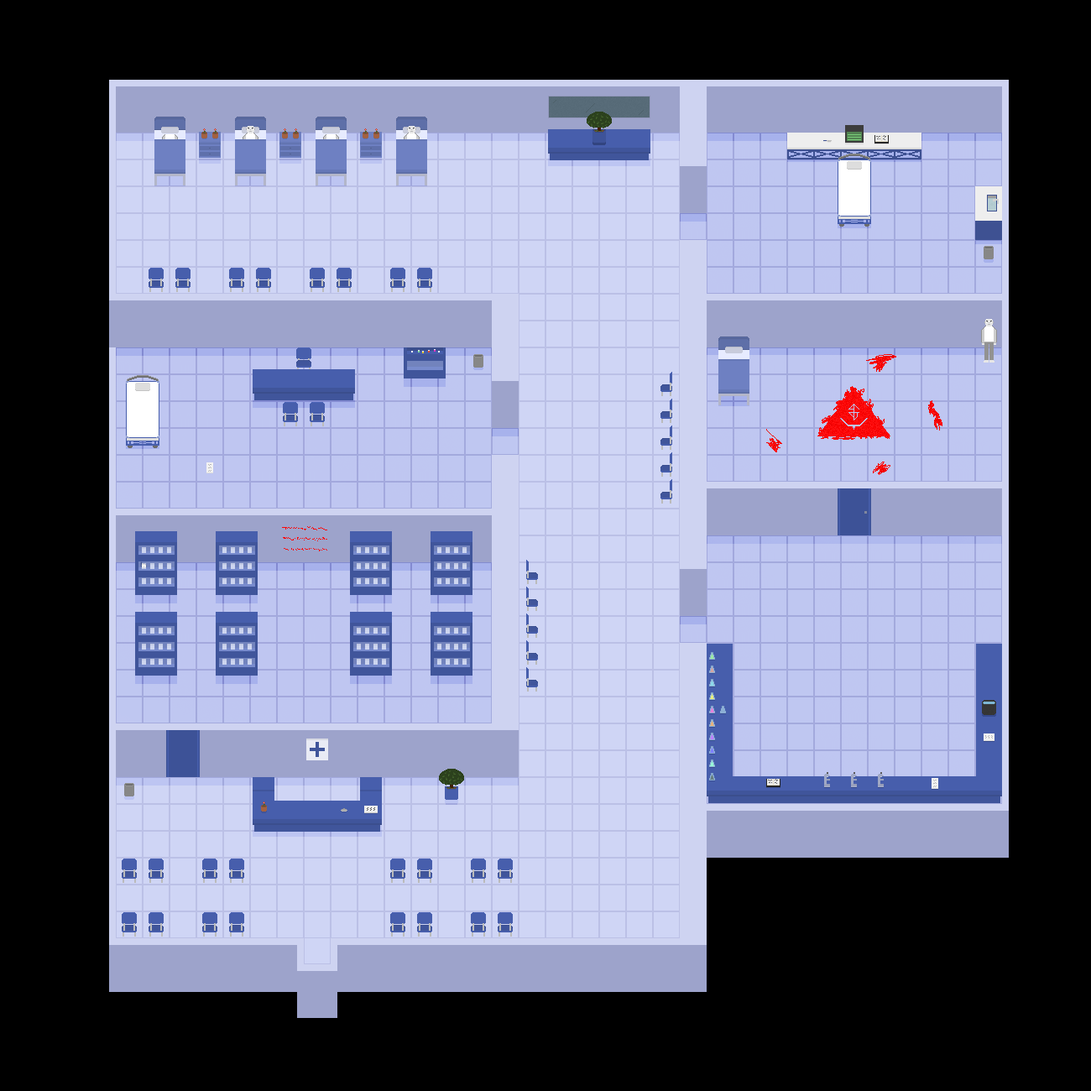
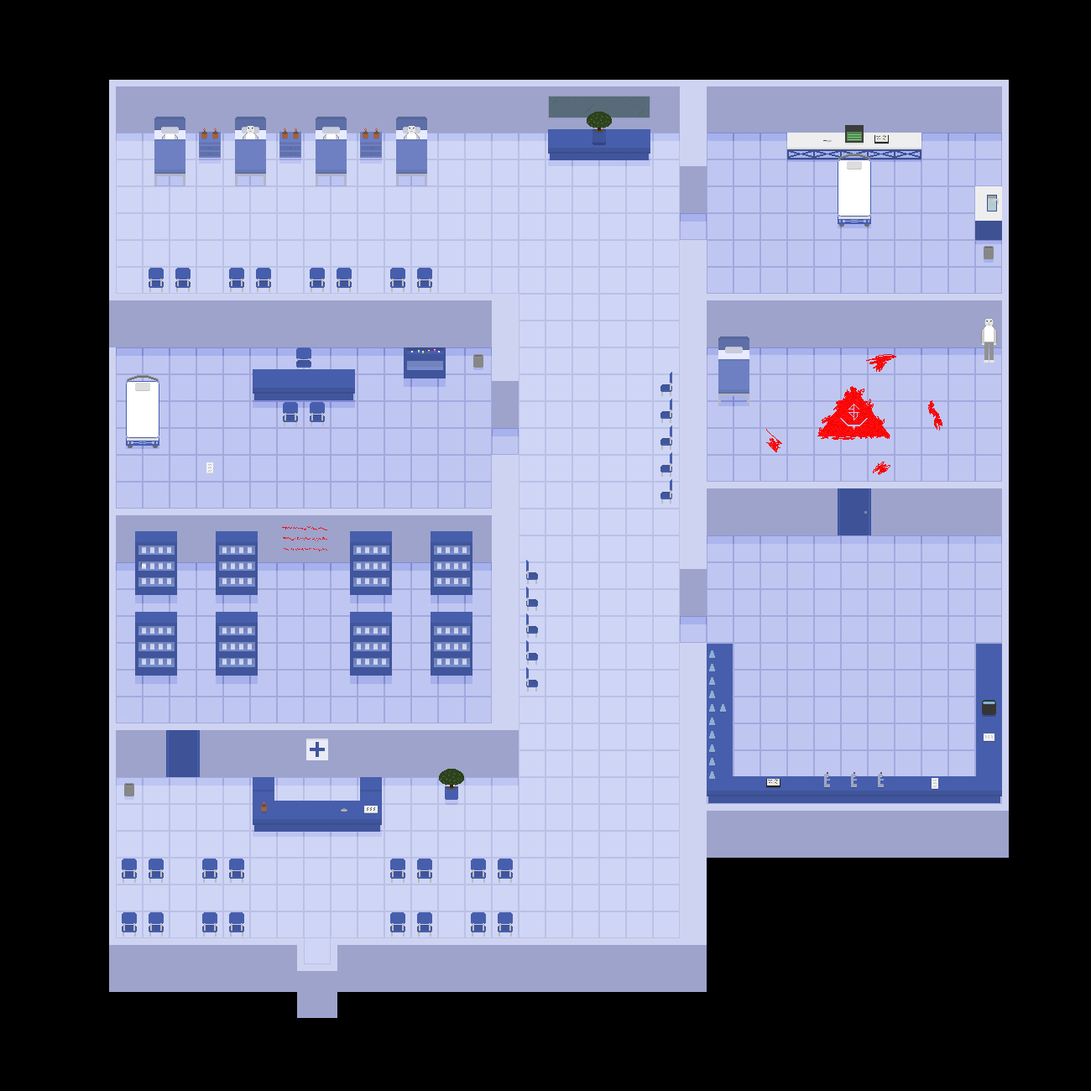
Layer changes from the first 1091x1091 image to the second:
painted on "Flask" over [720, 704, 727, 714]
painted on "Flask 1" (2nd of 2, in "Lab" › "Table" › "Flasks" › "Flask 1") over [709, 650, 716, 660]
painted on "Liquid" (2nd of 11, in "Lab" › "Table" › "Flasks" › "Flask 1") over [710, 652, 715, 660]
painted on "Flask 2" (2nd of 2, in "Lab" › "Table" › "Flasks" › "Flask 2") over [709, 664, 716, 674]
painted on "Liquid" (3rd of 11, in "Lab" › "Table" › "Flasks" › "Flask 2") over [710, 665, 715, 673]
painted on "Flask 3" (2nd of 2, in "Lab" › "Table" › "Flasks" › "Flask 3") over [709, 677, 716, 687]
painted on "Flask 4" (2nd of 2, in "Lab" › "Table" › "Flasks" › "Flask 4") over [709, 691, 716, 701]
painted on "Liquid" (5th of 11, in "Lab" › "Table" › "Flasks" › "Flask 4") over [710, 692, 715, 700]
painted on "Flask 5" (2nd of 2, in "Lab" › "Table" › "Flasks" › "Flask 5") over [709, 704, 716, 714]
painted on "Flask 6" (2nd of 2, in "Lab" › "Table" › "Flasks" › "Flask 6") over [709, 717, 716, 728]
painted on "Liquid" (7th of 11, in "Lab" › "Table" › "Flasks" › "Flask 6") over [710, 719, 715, 727]
painted on "Flask 7" (2nd of 2, in "Lab" › "Table" › "Flasks" › "Flask 7") over [709, 731, 716, 741]
painted on "Liquid" (8th of 11, in "Lab" › "Table" › "Flasks" › "Flask 7") over [710, 732, 715, 740]
painted on "Flask 8" (2nd of 2, in "Lab" › "Table" › "Flasks" › "Flask 8") over [709, 744, 716, 754]
painted on "Liquid" (9th of 11, in "Lab" › "Table" › "Flasks" › "Flask 8") over [710, 746, 715, 754]
painted on "Flask 9" (2nd of 2, in "Lab" › "Table" › "Flasks" › "Flask 9") over [709, 758, 716, 768]
painted on "Liquid" (10th of 11, in "Lab" › "Table" › "Flasks" › "Flask 9") over [710, 759, 715, 767]
painted on "Flask 10" (2nd of 2, in "Lab" › "Table" › "Flasks" › "Flask 10") over [709, 771, 716, 781]
painted on "Table" (5th of 8, in "Lab" › "Table") over [709, 659, 727, 782]
…and 3 more changes (3 painted)
